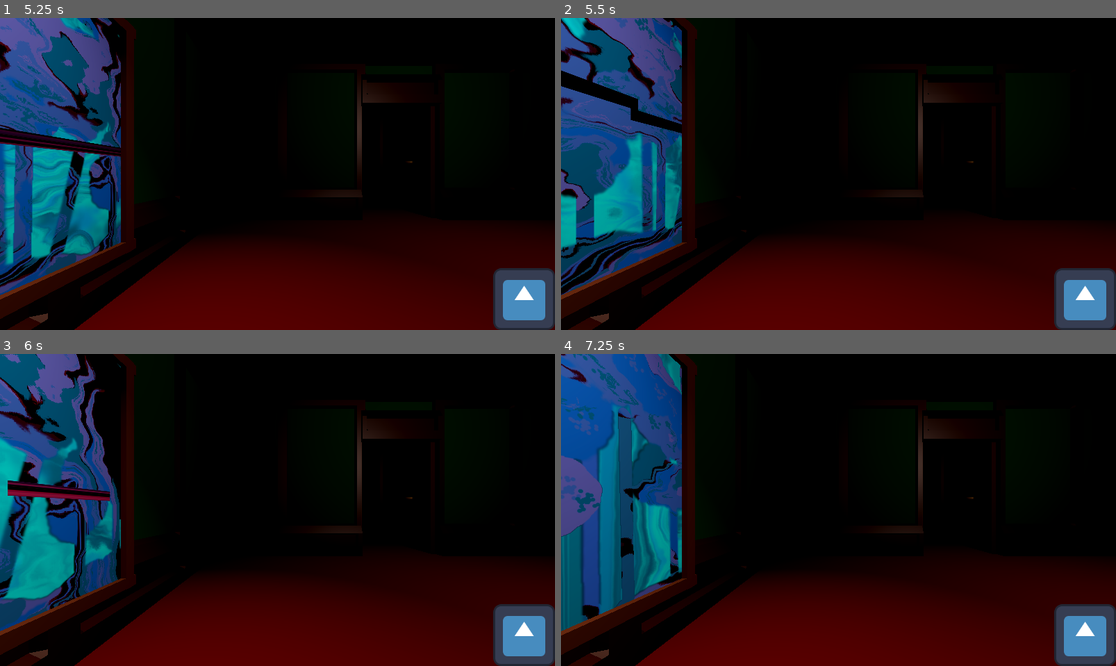
Above: before the commit, frames 1-4 (two rows, left to right).
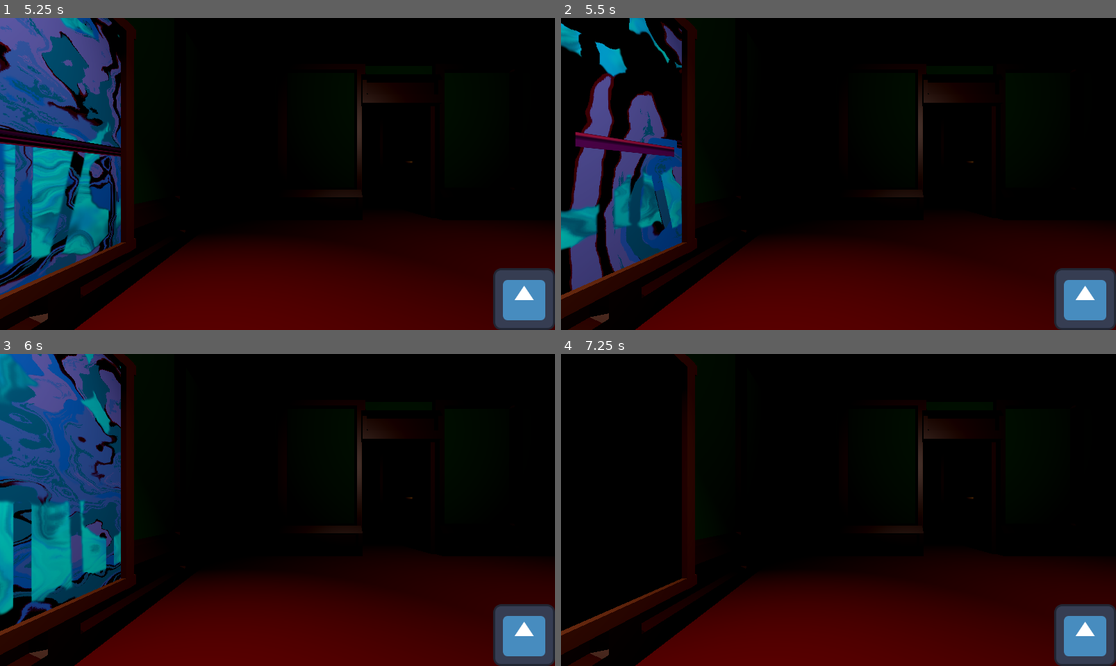
Above: after the commit, the same moments.

Repository: JohannesKoenig/tod_auf_latein
Game: Godot game, scene res://main.tscn
The game is run twice, just before and just after one commit, with the same random seed, the same clock (stepped at 60 frames per second) and the same inputs. The engine's default icon, where the game draws it, is replaced by a stand-in: a white triangle on a blue panel in a dark square. Sound files missing from this copy of the repository are replaced by a short silence.
Inputs:
- Up to frame 1 (5.25 s): tap Enter (EnterPainting) at 0.5, 0.6, 2.85, 5.1 s; hold D (Right) 0.53-1.28 s; tap Space (Jump) at 0.77, 1.52, 2.75, 3.02, 3.77, 4.52 s; hold S (Back) 1.28-2.03 s; tap Down (LookDown) at 1.35, 3.6 s; hold D (Right) 2.03-2.78 s; tap Up (LookUp) at 2.1, 4.35 s; hold W (Forward) 2.78-3.53 s; hold A (Left) 3.53-5.03 s; hold S (Back) from 5.03 s (still down)
- Up to frame 2 (5.5 s): keep holding S (Back)
- Up to frame 3 (6 s): release S (Back) at 5.78 s; hold D (Right) from 5.78 s (still down); tap Down (LookDown) at 5.85 s
- Up to frame 4 (7.25 s): tap Space (Jump) at 6.02, 6.77 s; release D (Right) at 6.53 s; hold W (Forward) from 6.53 s (still down); tap Up (LookUp) at 6.6 s

Frame 1 is identical in both runs. In frame 2, 15% of the frame differs, in the area x 0-22%, y 0-89%; in frame 3, 14%; in frame 4, 17%.

Commit message:
fix painting bugs

Diff:
--- a/tod-auf-latein/2D/character_body_2d.gd
+++ b/tod-auf-latein/2D/character_body_2d.gd
@@ -2,7 +2,7 @@
 
 
 @export var speed = 300.0
-@export var jump_velocity = -80
+@export var jump_velocity = -100
 @export var jump_timer = 0.0
 var JUMP_TIMER_FACTOR = 15
 var current_velocity = 0
@@ -15,7 +15,7 @@
 		return
 
 	if not is_on_floor():
-		velocity += get_gravity() * delta * 3
+		velocity += get_gravity() * delta * 4
 
 
 	if is_on_floor():
--- a/tod-auf-latein/2D/mini_game_scene.gd
+++ b/tod-auf-latein/2D/mini_game_scene.gd
@@ -1,8 +1,13 @@
 class_name MiniGameScene extends Node2D
 
 @export var platforms_definition_file_path: String = "res://assets/platforms.json"
+@export var audio_stream: AudioStream
+
+
 @export var polygon_material: Material
 @export var polygon_texture: Texture
+
+
 var _platform_definitions: Array
 var _total_length: float
 var ZOOM_FACTOR: int = 3
@@ -25,6 +30,7 @@
 
 # Called when the node enters the scene tree for the first time.
 func _ready():
+	audio_stream_player.stream = audio_stream
 	audio_stream_player.volume_db = 0.0
 	_player_start_position = character_body_2d.position
 	if FileAccess.file_exists(platforms_definition_file_path):
@@ -70,12 +76,13 @@
 	playing = true
 
 func stop():
+	playing = false
 	var tween = create_tween()
 	tween.tween_property(audio_stream_player,"volume_db", -40, 1)
 	tween.play()
 	await tween.finished
 	audio_stream_player.stop()
-	playing = false
+
 
 
 func _on_kill_zone_body_entered(body):
--- a/tod-auf-latein/3D/museum.tscn
+++ b/tod-auf-latein/3D/museum.tscn
@@ -1,24 +1,19 @@
-[gd_scene load_steps=6 format=3 uid="uid://diysw7jvds3vg"]
+[gd_scene load_steps=7 format=3 uid="uid://diysw7jvds3vg"]
 
 [ext_resource type="Script" path="res://3D/museum.gd" id="1_1i56y"]
 [ext_resource type="PackedScene" uid="uid://dfodabcpoqqg0" path="res://3D/room.tscn" id="1_liiaf"]
 [ext_resource type="PackedScene" uid="uid://dbo3w8pbto743" path="res://3D/hallway.tscn" id="2_ymr8q"]
 [ext_resource type="AudioStream" uid="uid://nv52ibvrcm1d" path="res://assets/Museum Ambience Test 2.wav" id="3_rcl47"]
-
-[sub_resource type="BoxShape3D" id="BoxShape3D_q8sdk"]
-size = Vector3(3, 1, 2)
+[ext_resource type="AudioStream" uid="uid://1li78cuaxtua" path="res://assets/Variation 1 Summe.wav" id="4_ag6fb"]
+[ext_resource type="AudioStream" uid="uid://br6k30fihaors" path="res://assets/Thema A und A' Summe.wav" id="8_otlmm"]
 
 [node name="Museum" type="Node3D"]
 script = ExtResource("1_1i56y")
 
 [node name="Room" parent="." instance=ExtResource("1_liiaf")]
 
-[node name="Area3D" type="Area3D" parent="Room/Painting" index="3"]
-collision_mask = 2
-
-[node name="CollisionShape3D" type="CollisionShape3D" parent="Room/Painting/Area3D"]
-transform = Transform3D(1, 0, 0, 0, 1, 0, 0, 0, 1, -3.23868e-08, -0.994071, 0.740922)
-shape = SubResource("BoxShape3D_q8sdk")
+[node name="Painting" parent="Room" index="3"]
+audio_stream = ExtResource("8_otlmm")
 
 [node name="DoubleDoor" parent="Room/Doors" index="0"]
 is_open = false
@@ -27,7 +22,8 @@
 transform = Transform3D(1, 0, 0, 0, 1, 0, 0, 0, 1, 0, 0, -21.6694)
 
 [node name="Painting" parent="Room2" index="3"]
-mini_game_scene = null
+platforms_definition_file_path = "res://assets/platforms_level_2.json"
+audio_stream = ExtResource("4_ag6fb")
 
 [node name="Hallway" parent="." instance=ExtResource("2_ymr8q")]
 transform = Transform3D(1, 0, 0, 0, 1, 0, 0, 0, 1, 0, 0, -10.8544)
@@ -70,6 +66,7 @@
 autoplay = true
 
 [editable path="Room"]
+[editable path="Room/Painting"]
 [editable path="Room2"]
 [editable path="Room3"]
 [editable path="Room4"]
--- a/tod-auf-latein/3D/painting/painting.gd
+++ b/tod-auf-latein/3D/painting/painting.gd
@@ -2,6 +2,9 @@
 
 @export var viewport_material: ShaderMaterial
 @export var mini_game_scene: PackedScene
+@export var platforms_definition_file_path: String = "res://assets/platforms.json"
+@export var audio_stream: AudioStream
+
 var mini_game_scene_instance: MiniGameScene
 @onready var painting = $Painting
 @onready var sub_viewport = $SubViewport
@@ -26,6 +29,8 @@
 
 	if mini_game_scene:
 		mini_game_scene_instance = mini_game_scene.instantiate()
+		mini_game_scene_instance.platforms_definition_file_path = platforms_definition_file_path
+		mini_game_scene_instance.audio_stream = audio_stream
 		sub_viewport.add_child(mini_game_scene_instance)
 
 	var viewport_texture = sub_viewport.get_texture()
@@ -63,4 +68,5 @@
 	if Events.active_painting == self and playing:
 		mini_game_scene_instance.play()
 	if not playing:
-		mini_game_scene_instance.stop()
+		if mini_game_scene_instance:
+			mini_game_scene_instance.stop()
--- a/tod-auf-latein/3D/painting/painting.tscn
+++ b/tod-auf-latein/3D/painting/painting.tscn
@@ -35,6 +35,9 @@
 [sub_resource type="BoxMesh" id="BoxMesh_33smm"]
 size = Vector3(0.1, 3.2, 0.1)
 
+[sub_resource type="BoxShape3D" id="BoxShape3D_kl6ls"]
+size = Vector3(3, 1, 2)
+
 [node name="Painting" type="Node3D"]
 script = ExtResource("1_u30wk")
 viewport_material = SubResource("ShaderMaterial_fomur")
@@ -67,3 +70,13 @@
 
 [node name="SubViewport" type="SubViewport" parent="."]
 size = Vector2i(1440, 960)
+
+[node name="Area3D" type="Area3D" parent="."]
+collision_mask = 2
+
+[node name="CollisionShape3D" type="CollisionShape3D" parent="Area3D"]
+transform = Transform3D(1, 0, 0, 0, 1, 0, 0, 0, 1, 0, -0.961795, 0.871643)
+shape = SubResource("BoxShape3D_kl6ls")
+
+[connection signal="body_entered" from="Area3D" to="." method="_on_area_entered"]
+[connection signal="body_exited" from="Area3D" to="." method="_on_area_exited"]
Not shown: 1 places in tod-auf-latein/3D/painting/painting.tscn that only renumber resources
